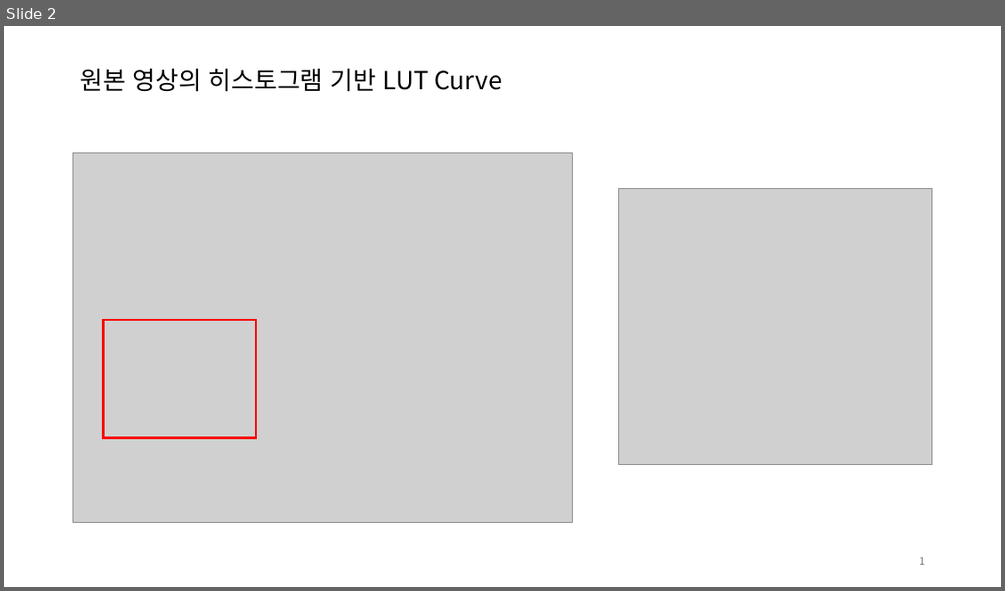
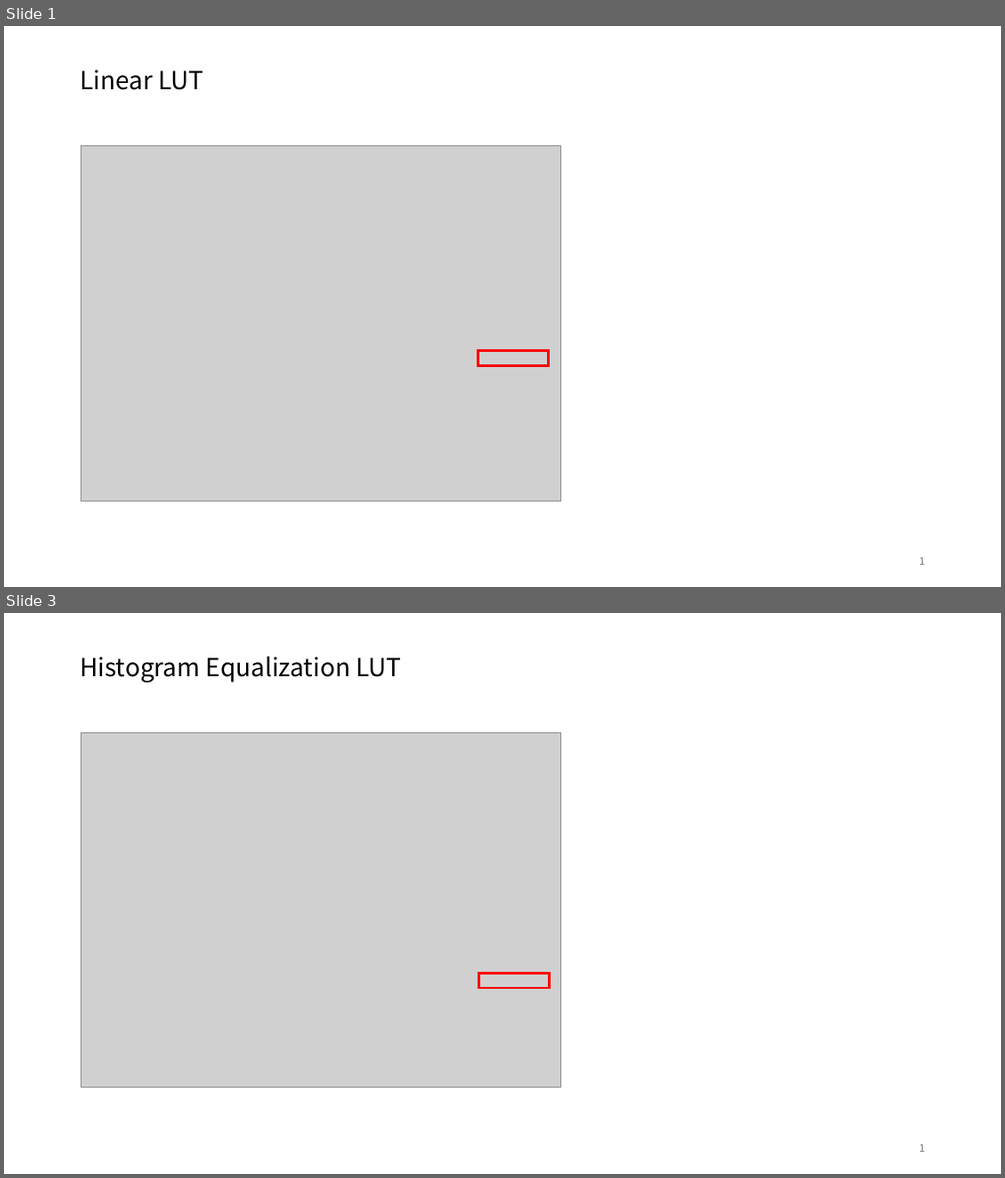
Before and after one commit to 92hwa/selfstudy, a slide deck: wpfEx01/wpfEx01/result_v1.5_250917/result_v1.5_250917.pptx. Shown one above the other, each under a label of ours: slide 2 before the commit, slides 1 and 3 after it; the slides between them are not shown. The pictures are 1005x591 and 1005x1178 pixels, drawn with LibreOffice and Linux fonts; fonts in the diff are those of the drawing; grey boxes stand for pictures. Boxes give left, top, right and bottom in pixels: in the first picture for what was removed or moved away, otherwise in the second. Text is boxed around its words. In the diff, an @@ line names an element or a change of style, - is before the commit and + after.

```diff
--- a/wpfEx01/wpfEx01/result_v1.5_250917/result_v1.5_250917.pptx
+++ b/wpfEx01/wpfEx01/result_v1.5_250917/result_v1.5_250917.pptx
@@ slide 3 added at bbox=[4, 613, 1001, 1174], background #FFFFFF @@
@@ title added at bbox=[80, 656, 401, 682], 24 pt, text #000000 @@
+Histogram Equalization LUT
@@ picture added at bbox=[81, 732, 561, 1088] @@
@@ rectangle added at bbox=[479, 973, 550, 988], outline #FF0000 2.25 pt @@
@@ text added at bbox=[919, 1143, 924, 1151], 10 pt, text #797979 @@
+1
@@ what was slide 2 is now slide 1 @@
@@ slide 1 changed as well @@
@@ title at bbox=[80, 70, 203, 90]: text changed @@
-원본 영상의 히스토그램 기반 LUT Curve
+Linear LUT
@@ picture: place and size @@
-picture at bbox=[73, 153, 573, 523]
+picture at bbox=[81, 145, 561, 500]
@@ picture removed at bbox=[619, 188, 933, 465] @@
@@ rectangle removed at bbox=[104, 320, 256, 438] @@
@@ rectangle added at bbox=[478, 351, 549, 365], outline #FF0000 2.25 pt @@
```
Also in this commit, not shown: 1 other slide added, 1 slide removed, 5 other files.
